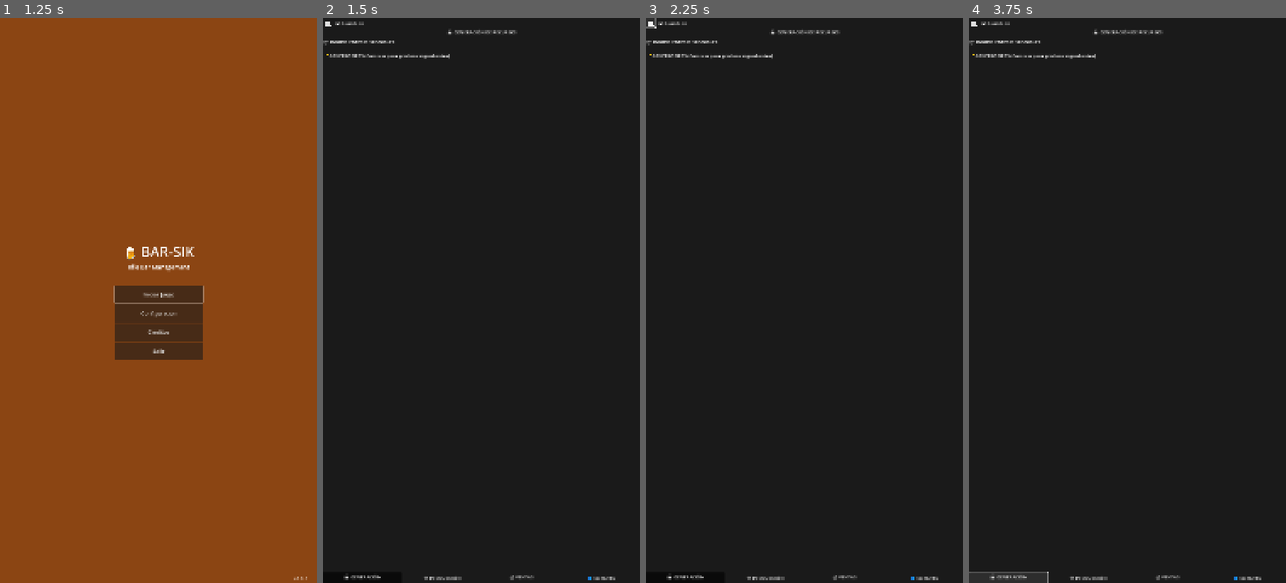
Above: before the commit, frames 1-4 (left to right).
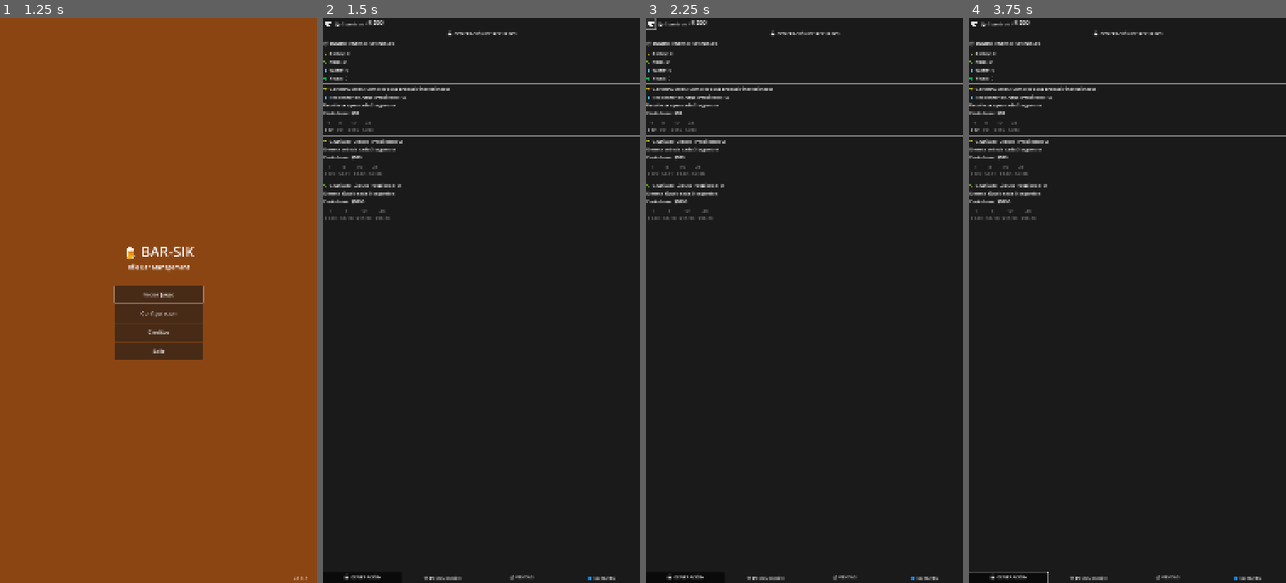
Above: after the commit, the same moments.

Repository: Kavalieri/bar-sik
Game: Godot game, scene res://scenes/SplashScreen.tscn
Two runs of this game, one before a commit and one after it. Both use one fixed random seed, a clock stepped at 60 frames per second and the inputs below.
Inputs (mouse positions are in pixels of both pictures, inside the frame that each line leads up to):
- Up to frame 1 (1.25 s): tap Enter at 0.5 s; move the mouse to (228, 272) at 0.52 s; click (228, 272) at 0.67 s
- Up to frame 2 (1.5 s): click "Iniciar Juego" at 1.25 s
- Up to frame 3 (2.25 s): click "⏸️" at 2 s
- Up to frame 4 (3.75 s): click (994, 23) at 2.75 s, where only the run before the commit has a clickable "💾 Guardado"; click (1007, 577) at 3.5 s, where only the run before the commit has a clickable "🏭 GENERACIÓN"

Frame 1 is identical in both runs. In frame 2, 2.4% of the frame differs, in the area x 0-100%, y 0-36%; in frame 3, 2.4%; in frame 4, 2.8%, in the area x 0-100%, y 0-100%.
Error before the commit: Parse Error: Identifier "GameUtils" not declared in the current scope. (res://singletons/GameManager.gd:53)

Commit message:
🔧 FIXES: Solucionados errores de compilación
✅ Problemas solucionados:
• GameUtils registrado como singleton en project.godot
• Conflicto class_name GameController eliminado
• GameScene.gd simplificado (11 líneas vs 289)
• Funciones static → normales en GameUtils para singleton
• SaveSystem.load_data() → load_game_data() corregido
• Parámetros sin usar marcados con _ para evitar warnings

🏗️ Arquitectura modular completamente funcional

Diff:
--- a/project/project.godot
+++ b/project/project.godot
@@ -23,6 +23,7 @@
 GameEvents="*res://singletons/GameEvents.gd"
 SaveSystem="*res://singletons/SaveSystem.gd"
 GameManager="*res://singletons/GameManager.gd"
+GameUtils="*res://scripts/core/GameUtils.gd"
 
 [display]
 
--- a/project/scripts/GameScene.gd
+++ b/project/scripts/GameScene.gd
@@ -1,288 +1,10 @@
-extends Control
-class_name GameController
-## GameController - Controlador principal del juego (versión ligera)
-## Coordina managers y maneja la UI principal
-
-@onready var tab_navigator: Control = $TabNavigator
-
-# Managers del juego
-var game_data: GameData
-var generator_manager: GeneratorManager
-var production_manager: ProductionManager
-var sales_manager: SalesManager
-var customer_manager: CustomerManager
-
-# Referencias a paneles UI
-var generation_panel: Control
-var production_panel: Control
-var sales_panel: Control
-var customers_panel: Control
-
-# Timers del sistema
-var save_timer: Timer
+extends GameController
+## GameScene - Escena principal del juego
+## Utiliza GameController del core para toda la lógica
 
 func _ready() -> void:
-	print("🎮 GameController inicializado - Arquitectura modular")
+	# El GameController padre maneja toda la inicialización
+	super._ready()
 
-	_setup_game_data()
-	_setup_managers()
-	_setup_ui_system()
-	_setup_save_timer()
-
-	print("✅ GameController listo - Sistema modular activo")
-
-## Configurar datos del juego
-func _setup_game_data() -> void:
-	game_data = GameData.new()
-
-	# Cargar datos guardados si existen
-	if SaveSystem and SaveSystem.has_save_data():
-		var loaded_data = SaveSystem.load_data()
-		if loaded_data:
-			game_data.from_dict(loaded_data)
-			print("💾 Datos cargados del sistema de guardado")
-
-	print("🎯 Datos del juego configurados")
-
-## Configurar managers
-func _setup_managers() -> void:
-	# Crear managers
-	generator_manager = GeneratorManager.new()
-	production_manager = ProductionManager.new()
-	sales_manager = SalesManager.new()
-	customer_manager = CustomerManager.new()
-
-	# Agregar al árbol de nodos
-	add_child(generator_manager)
-	add_child(production_manager)
-	add_child(sales_manager)
-	add_child(customer_manager)
-
-	# Asignar datos del juego a todos los managers
-	generator_manager.set_game_data(game_data)
-	production_manager.set_game_data(game_data)
-	sales_manager.set_game_data(game_data)
-	customer_manager.set_game_data(game_data)
-
-	# Registrar managers en GameManager singleton
-	GameManager.register_managers(
-		generator_manager,
-		production_manager,
-		sales_manager,
-		customer_manager,
-		game_data
-	)
-
-	# Conectar señales de managers
-	_connect_manager_signals()
-
-	print("🏭 Managers configurados y conectados")
-
-## Conectar señales de los managers
-func _connect_manager_signals() -> void:
-	# Señales de generadores
-	generator_manager.generator_purchased.connect(_on_generator_purchased)
-	generator_manager.resource_generated.connect(_on_resource_generated)
-
-	# Señales de producción
-	production_manager.station_purchased.connect(_on_station_purchased)
-	production_manager.product_produced.connect(_on_product_produced)
-	production_manager.station_unlocked.connect(_on_station_unlocked)
-
-	# Señales de ventas
-	sales_manager.item_sold.connect(_on_item_sold)
-
-	# Señales de clientes
-	customer_manager.customer_served.connect(_on_customer_served)
-	customer_manager.upgrade_purchased.connect(_on_customer_upgrade_purchased)
-
-## Configurar sistema de UI
-func _setup_ui_system() -> void:
-	# Obtener referencias a paneles
-	generation_panel = tab_navigator.get_node(
-		"MainContainer/ContentContainer/GenerationPanel"
-	).get_child(0)
-	production_panel = tab_navigator.get_node(
-		"MainContainer/ContentContainer/ProductionPanel"
-	).get_child(0)
-	sales_panel = tab_navigator.get_node("MainContainer/ContentContainer/SalesPanel").get_child(0)
-	customers_panel = tab_navigator.get_node(
-		"MainContainer/ContentContainer/CustomersPanel"
-	).get_child(0)
-
-	# Conectar señales del TabNavigator
-	tab_navigator.tab_changed.connect(_on_tab_changed)
-	tab_navigator.pause_pressed.connect(_on_pause_pressed)
-	tab_navigator.save_data_reset_requested.connect(_on_reset_data_requested)
-
-	# Configurar paneles con datos iniciales
-	_setup_panels()
-
-	# Primera actualización de displays
-	_update_all_displays()
-
-	print("📱 Sistema UI configurado")
-
-## Configurar paneles con managers
-func _setup_panels() -> void:
-	# Setup GenerationPanel
-	if generation_panel.has_method("setup_resources"):
-		generation_panel.setup_resources(game_data.to_dict())
-		generation_panel.setup_generators(generator_manager.get_generator_definitions())
-		generation_panel.generator_purchased.connect(_on_ui_generator_purchase_requested)
-
-	# Setup ProductionPanel
-	if production_panel.has_method("setup_products"):
-		production_panel.setup_products(game_data.to_dict())
-		production_panel.setup_stations(production_manager.get_station_definitions())
-		production_panel.station_purchased.connect(_on_ui_station_purchase_requested)
-		production_panel.manual_production_requested.connect(_on_ui_manual_production_requested)
-
-	# Setup SalesPanel
-	if sales_panel.has_method("item_sell_requested"):
-		sales_panel.item_sell_requested.connect(_on_ui_item_sell_requested)
-
-	# Setup CustomersPanel
-	if customers_panel.has_method("setup_autosell_upgrades"):
-		customers_panel.setup_autosell_upgrades(game_data.to_dict())
-		customers_panel.autosell_upgrade_purchased.connect(_on_ui_customer_upgrade_requested)
-
-## Configurar timer de guardado automático
-func _setup_save_timer() -> void:
-	save_timer = Timer.new()
-	save_timer.wait_time = 30.0
-	save_timer.autostart = true
-	save_timer.timeout.connect(_save_game)
-	add_child(save_timer)
-
-	print("💾 Timer de guardado automático configurado")
-
-## Actualizar todas las interfaces
-func _update_all_displays() -> void:
-	var game_dict = game_data.to_dict()
-
-	# Actualizar display de dinero
-	tab_navigator.update_money_display(game_data.money)
-
-	# Actualizar paneles
-	if generation_panel.has_method("update_resource_displays"):
-		generation_panel.update_resource_displays(game_dict)
-		generation_panel.update_generator_displays(
-			generator_manager.get_generator_definitions(), game_dict
-		)
-
-	if production_panel.has_method("update_product_displays"):
-		production_panel.update_product_displays(game_dict)
-		production_panel.update_station_interfaces(
-			production_manager.get_station_definitions(), game_dict
-		)
-
-	if sales_panel.has_method("update_statistics"):
-		sales_panel.update_statistics(game_dict)
-		sales_panel.update_sell_interfaces(game_dict)
-
-	if customers_panel.has_method("update_customer_display"):
-		customers_panel.update_customer_display(game_dict, customer_manager.get_timer_progress())
-
-	# Verificar desbloqueos automáticamente después de cada actualización
-	production_manager.check_unlock_stations()
-
-## === EVENTOS DE MANAGERS ===
-
-func _on_generator_purchased(generator_id: String, quantity: int) -> void:
-	print("✅ Generador comprado: %dx %s" % [quantity, generator_id])
-	_update_all_displays()
-
-func _on_resource_generated(resource_type: String, amount: int) -> void:
-	# Solo actualizar recursos, no toda la UI
-	if generation_panel.has_method("update_resource_displays"):
-		generation_panel.update_resource_displays(game_data.to_dict())
-	if production_panel.has_method("update_product_displays"):
-		production_panel.update_product_displays(game_data.to_dict())
-
-func _on_station_purchased(station_id: String) -> void:
-	print("✅ Estación comprada: %s" % station_id)
-	_update_all_displays()
-
-func _on_station_unlocked(station_id: String) -> void:
-	print("🔓 Estación desbloqueada: %s" % station_id)
-	_update_all_displays()
-
-func _on_product_produced(product_type: String, amount: int) -> void:
-	print("🍺 Producido: %dx %s" % [amount, product_type])
-	_update_all_displays()
-
-func _on_item_sold(
-	item_type: String, item_name: String, quantity: int, total_earned: float
-) -> void:
-	print("💰 Vendido: %dx %s (%s) por $%.2f" % [quantity, item_name, item_type, total_earned])
-	_update_all_displays()
-
-func _on_customer_served(
-	customer_type: String, products_bought: Array, total_earned: float
-) -> void:
-	print("👤 %s compró %d productos por $%.2f" % [customer_type, products_bought.size(), total_earned])
-	_update_all_displays()
-
-func _on_customer_upgrade_purchased(upgrade_id: String, cost: float) -> void:
-	print("⬆️ Upgrade de cliente: %s por $%.0f" % [upgrade_id, cost])
-	_update_all_displays()
-
-## === EVENTOS DE UI ===
-
-func _on_ui_generator_purchase_requested(generator_index: int, quantity: int) -> void:
-	var generator_defs = generator_manager.get_generator_definitions()
-	if generator_index < generator_defs.size():
-		var generator_id = generator_defs[generator_index].id
-		generator_manager.purchase_generator(generator_id, quantity)
-
-func _on_ui_station_purchase_requested(station_index: int) -> void:
-	var station_defs = production_manager.get_station_definitions()
-	if station_index < station_defs.size():
-		var station_id = station_defs[station_index].id
-		production_manager.purchase_station(station_id)
-
-func _on_ui_manual_production_requested(station_index: int, quantity: int) -> void:
-	var station_defs = production_manager.get_station_definitions()
-	if station_index < station_defs.size():
-		var station_id = station_defs[station_index].id
-		production_manager.manual_production(station_id, quantity)
-
-func _on_ui_item_sell_requested(item_type: String, item_name: String, quantity: int) -> void:
-	sales_manager.sell_item(item_type, item_name, quantity)
-
-func _on_ui_customer_upgrade_requested(upgrade_id: String) -> void:
-	customer_manager.purchase_upgrade(upgrade_id)
-
-## === EVENTOS DE SISTEMA ===
-
-func _on_tab_changed(tab_name: String) -> void:
-	print("📱 Cambiado a pestaña: %s" % tab_name)
-
-func _on_pause_pressed() -> void:
-	print("⏸️ Juego pausado")
-	get_tree().paused = not get_tree().paused
-
-func _on_reset_data_requested() -> void:
-	print("🗑️ Resetear datos solicitado")
-	game_data = GameData.new()
-
-	# Actualizar managers con datos nuevos
-	generator_manager.set_game_data(game_data)
-	production_manager.set_game_data(game_data)
-	sales_manager.set_game_data(game_data)
-	customer_manager.set_game_data(game_data)
-
-	_update_all_displays()
-
-## Guardado automático
-func _save_game() -> void:
-	if SaveSystem:
-		SaveSystem.save_data(game_data.to_dict())
-		print("💾 Juego guardado automáticamente")
-
-## Guardar al cerrar
-func _notification(what: int) -> void:
-	if what == NOTIFICATION_WM_CLOSE_REQUEST:
-		_save_game()
-		get_tree().quit()
+	# Aquí solo configuraciones específicas de esta escena si las hay
+	print("🎮 GameScene inicializada usando GameController modular")
--- a/project/scripts/core/GameController.gd
+++ b/project/scripts/core/GameController.gd
@@ -36,9 +36,9 @@
 	game_data = GameData.new()
 
 	# Cargar datos guardados si existen
-	if SaveSystem and SaveSystem.has_save_data():
-		var loaded_data = SaveSystem.load_data()
-		if loaded_data:
+	if SaveSystem:
+		var loaded_data = SaveSystem.load_game_data()
+		if loaded_data and loaded_data.size() > 0:
 			game_data.from_dict(loaded_data)
 			print("💾 Datos cargados del sistema de guardado")
 
@@ -174,7 +174,9 @@
 	print("✅ Generador comprado: %dx %s" % [quantity, generator_id])
 	_update_all_displays()
 
-func _on_resource_generated(resource_type: String, amount: int) -> void:
+func _on_resource_generated(_resource_type: String, _amount: int) -> void:
+	# Los parámetros se reciben pero no se usan directamente ya que
+	# la información está disponible en game_data actualizado
 	# Solo actualizar recursos, no toda la UI
 	if generation_panel.has_method("update_resource_displays"):
 		generation_panel.update_resource_displays(game_data.to_dict())
--- a/project/scripts/core/GameUtils.gd
+++ b/project/scripts/core/GameUtils.gd
@@ -3,7 +3,7 @@
 ## Eliminar duplicación y centralizar funciones comunes
 
 ## Formateo de números grandes
-static func format_large_number(number: float) -> String:
+func format_large_number(number: float) -> String:
 	if number < 1000:
 		return "%.0f" % number
 	elif number < 1000000:
@@ -18,7 +18,7 @@
 		return "%.2e" % number
 
 ## Precios de productos
-static func get_product_price(product_type: String) -> float:
+func get_product_price(product_type: String) -> float:
 	match product_type:
 		"basic_beer":
 			return 5.0
@@ -30,7 +30,7 @@
 			return 1.0
 
 ## Precios de ingredientes
-static func get_ingredient_price(ingredient_type: String) -> float:
+func get_ingredient_price(ingredient_type: String) -> float:
 	match ingredient_type:
 		"barley":
 			return 0.5
@@ -44,7 +44,7 @@
 			return 0.2
 
 ## Iconos de productos
-static func get_product_icon(product_name: String) -> String:
+func get_product_icon(product_name: String) -> String:
 	match product_name:
 		"basic_beer":
 			return "🍺"
@@ -56,7 +56,7 @@
 			return "🥤"
 
 ## Iconos de recursos
-static func get_resource_icon(resource_name: String) -> String:
+func get_resource_icon(resource_name: String) -> String:
 	match resource_name:
 		"barley":
 			return "🌾"
@@ -70,7 +70,7 @@
 			return "📦"
 
 ## Iconos de ítems generales
-static func get_item_emoji(item_name: String) -> String:
+func get_item_emoji(item_name: String) -> String:
 	match item_name:
 		"barley": return "🌾"
 		"hops": return "🌿"
@@ -82,7 +82,7 @@
 		_: return "📦"
 
 ## Validar suficientes recursos para receta
-static func can_afford_recipe(resources: Dictionary, recipe: Dictionary, quantity: int = 1) -> bool:
+func can_afford_recipe(resources: Dictionary, recipe: Dictionary, quantity: int = 1) -> bool:
 	for ingredient in recipe.keys():
 		var needed = recipe[ingredient] * quantity
 		var available = resources.get(ingredient, 0)
@@ -91,7 +91,7 @@
 	return true
 
 ## Consumir ingredientes de una receta
-static func consume_recipe(resources: Dictionary, recipe: Dictionary, quantity: int = 1) -> bool:
+func consume_recipe(resources: Dictionary, recipe: Dictionary, quantity: int = 1) -> bool:
 	if not can_afford_recipe(resources, recipe, quantity):
 		return false
 
@@ -102,7 +102,7 @@
 	return true
 
 ## Calcular costo con escalado exponencial
-static func calculate_exponential_cost(base_cost: float, owned: int, quantity: int, scale_factor: float = 1.15) -> float:
+func calculate_exponential_cost(base_cost: float, owned: int, quantity: int, scale_factor: float = 1.15) -> float:
 	var total_cost = 0.0
 	for i in range(quantity):
 		var cost = base_cost * pow(scale_factor, owned + i)
